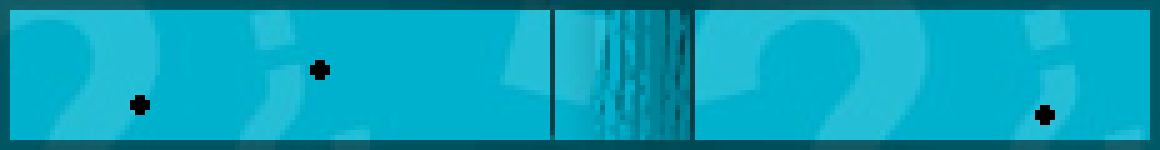
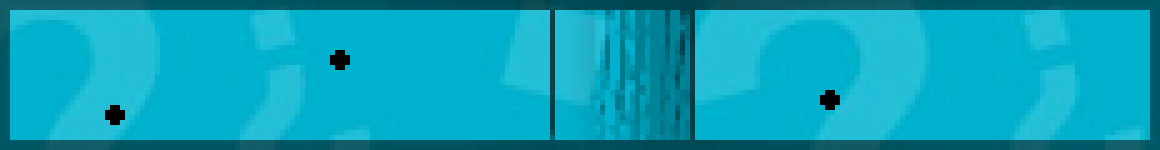
Two versions of the same layered image (1160x150). Layer-by-layer changes:
added layer "5-09 Gladiator 2" in group "Series 5" over [105, 50, 840, 125]
hid "5-14 Detective" over [130, 60, 1055, 125]
